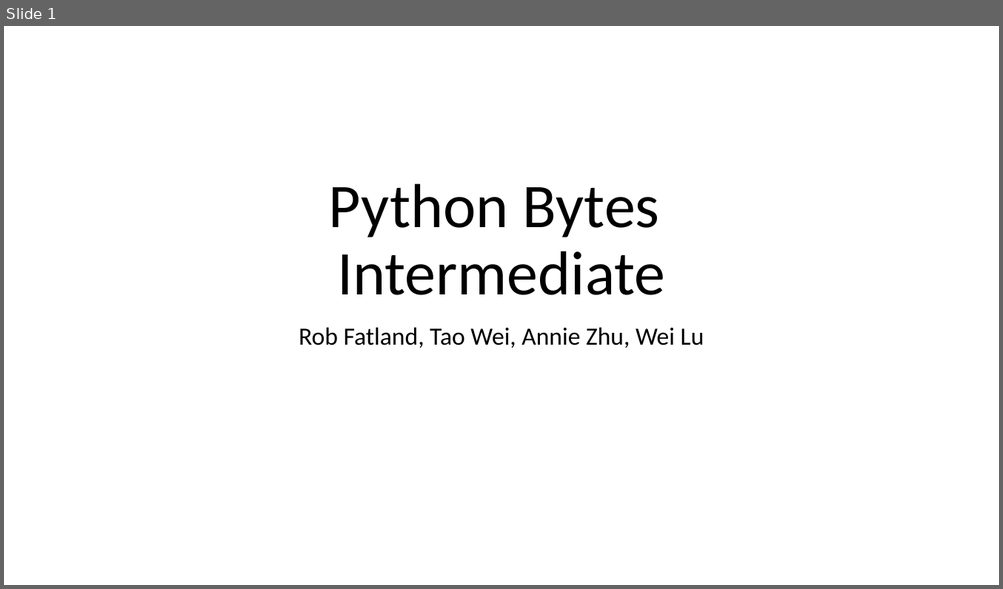
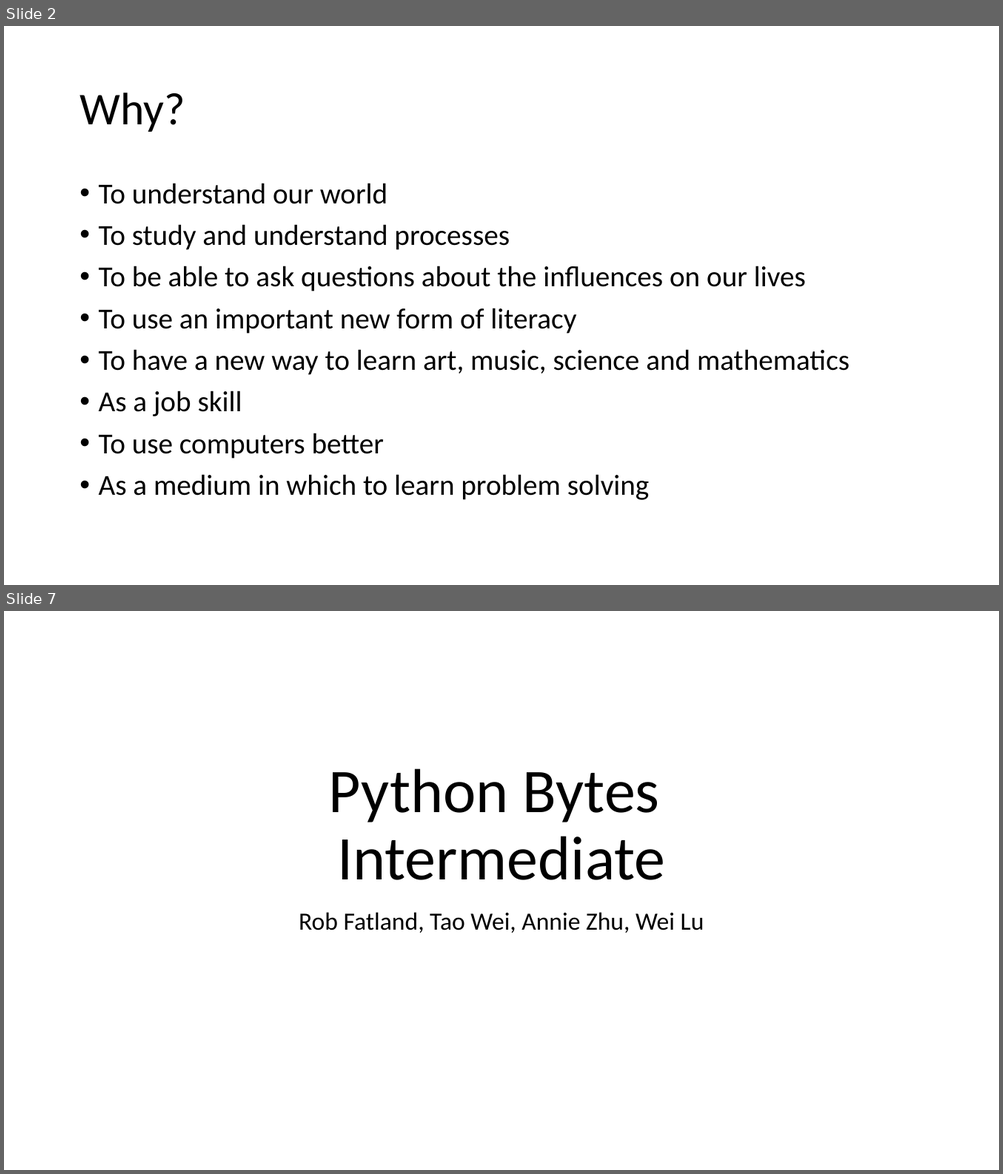
Before and after one commit to shreystechtips/pythonbytes, a slide deck: presentations/python bytes intermediate.pptx. Shown one above the other, each under a label of ours: slide 1 before the commit, slides 2 and 7 after it; the slides between them are not shown. The pictures are 1003x589 and 1003x1174 pixels, drawn with LibreOffice and Linux fonts; fonts in the diff are those of the drawing. Boxes give left, top, right and bottom in pixels: in the first picture for what was removed or moved away, otherwise in the second. Text is boxed around its words. In the diff, an @@ line names an element or a change of style, - is before the commit and + after.

```diff
--- a/presentations/python bytes intermediate.pptx
+++ b/presentations/python bytes intermediate.pptx
@@ slide 2 added at <box>4,26,999,585</box>, background #FFFFFF @@
@@ title added at <box>79,93,185,132</box>, 44 pt, text #000000 @@
+Why?
@@ text added at <box>99,183,849,500</box>, 28 pt, text #000000 @@
+• To understand our world
+• To study and understand processes
+• To be able to ask questions about the influences on our lives
+• To use an important new form of literacy
+• To have a new way to learn art, music, science and mathematics
+• As a job skill
+• To use computers better
+• As a medium in which to learn problem solving
@@ what was slide 1 is now slide 7 @@
```
Also in this commit, not shown: 2 slides changed, 5 other slides added, 9 other files.
